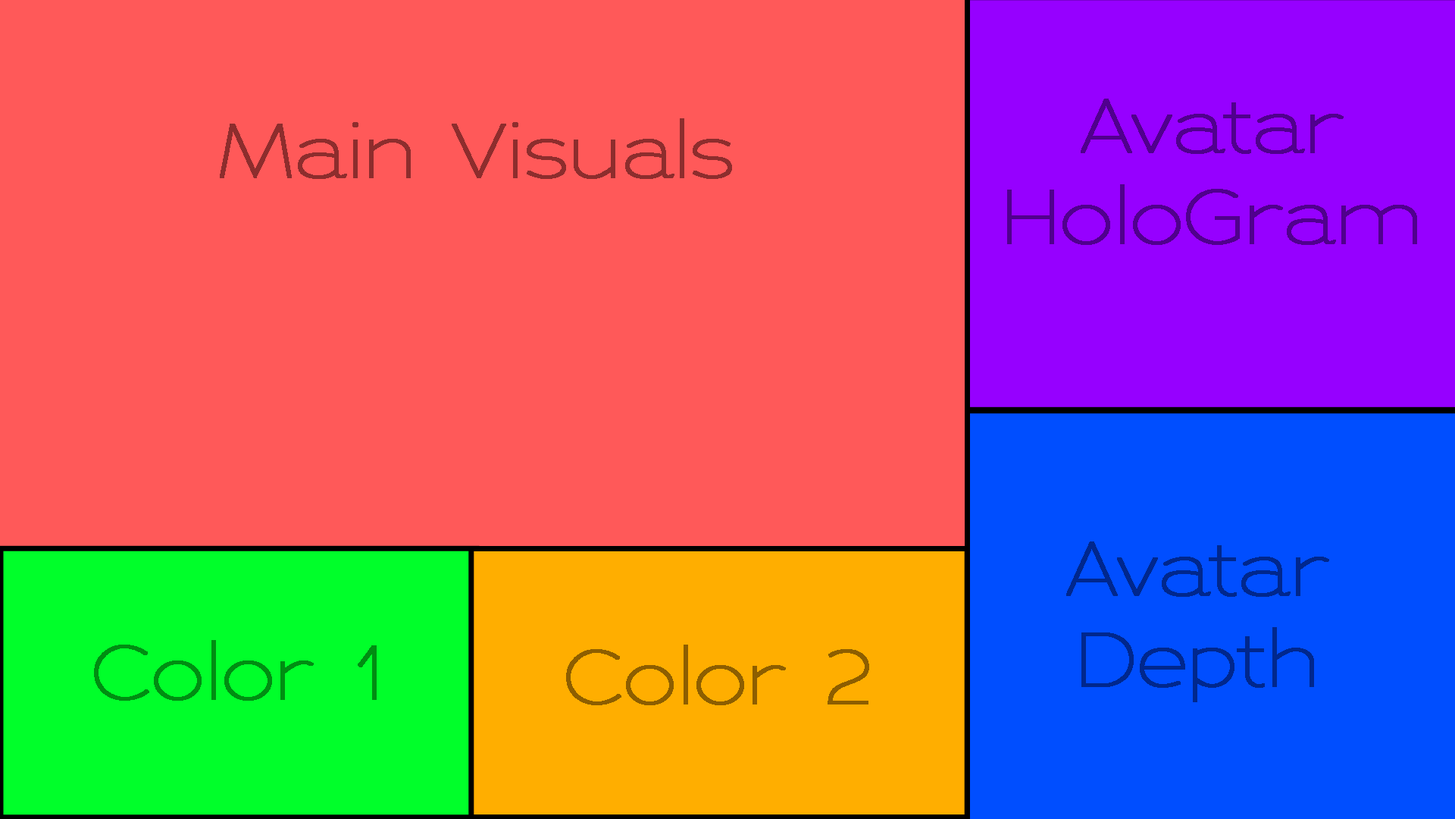
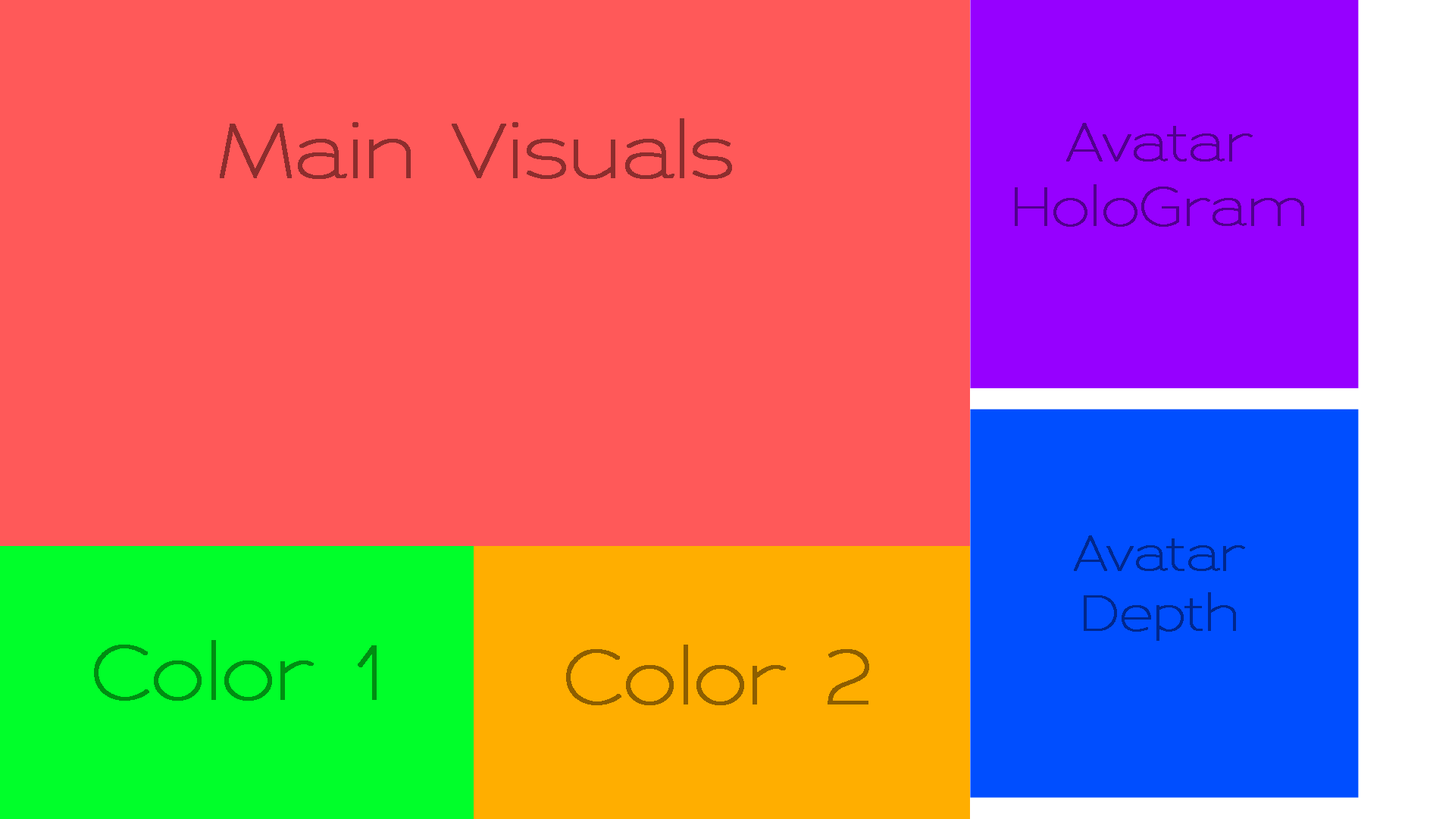
Comparing the layer stacks of the two (1455, 819) images. Changes:
painted on "Avatar Depth" over [1066, 535, 1330, 702]
painted on "Avatar HoloGram" over [1007, 98, 1418, 245]
painted on "Rectangle 1" (1st of 5) over [468, 545, 971, 819]
painted on "Rectangle 1" (2nd of 5) over [0, 544, 480, 819]
painted on "Rectangle 1" (3rd of 5) over [964, 0, 1455, 413]
painted on "Rectangle 1" (4th of 5) over [964, 407, 1455, 819]
painted on "Rectangle 1" (5th of 5) over [0, 0, 976, 552]
